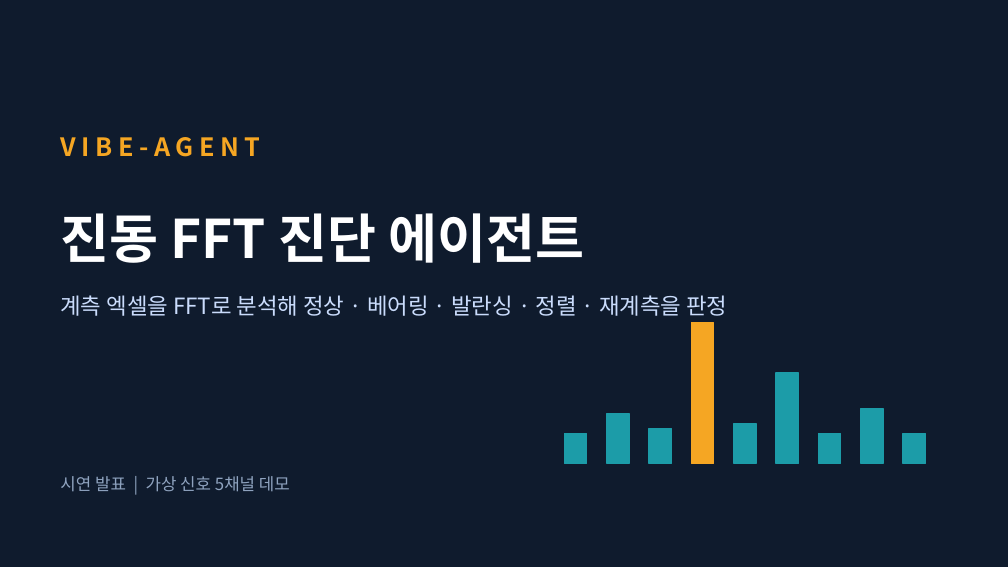
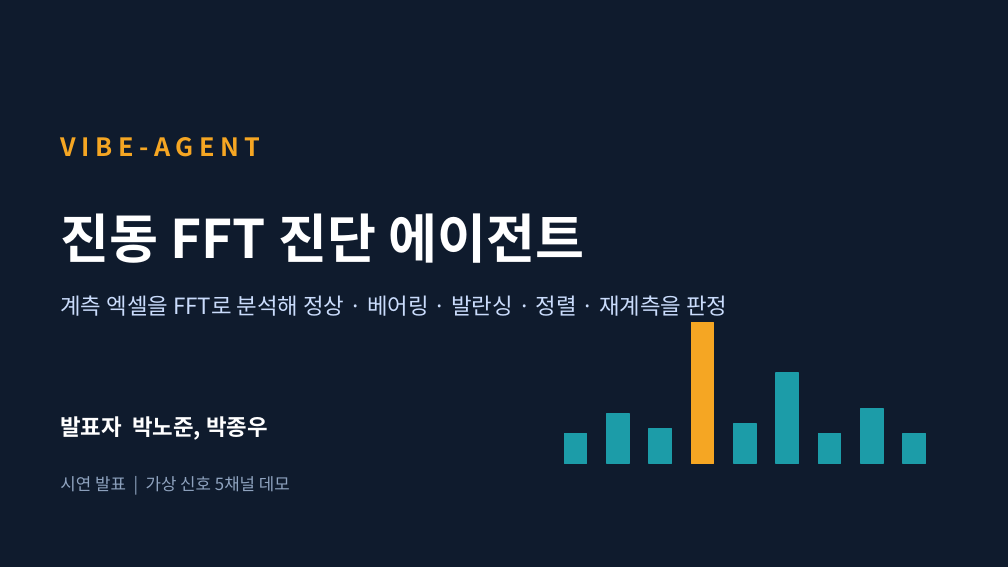
Before and after one commit to njpark22-eng/test, a slide deck: slide 1 of vibe-agent-demo.pptx. Drawn at 1008x567 pixels with LibreOffice and Linux fonts; fonts in the diff are those of the drawing. Boxes give left, top, right and bottom in pixels: in the first picture for what was removed or moved away, otherwise in the second. Text is boxed around its words. In the diff, an @@ line names an element or a change of style, - is before the commit and + after.

```diff
--- a/vibe-agent-demo.pptx
+++ b/vibe-agent-demo.pptx
@@ text added at (x1=60, y1=416, x2=268, y2=440), 16 pt, text #FFFFFF, bold @@
+발표자 박노준, 박종우
```
Also in this commit, not shown: 9 other slides changed, 1 slide added, 1 other file.
